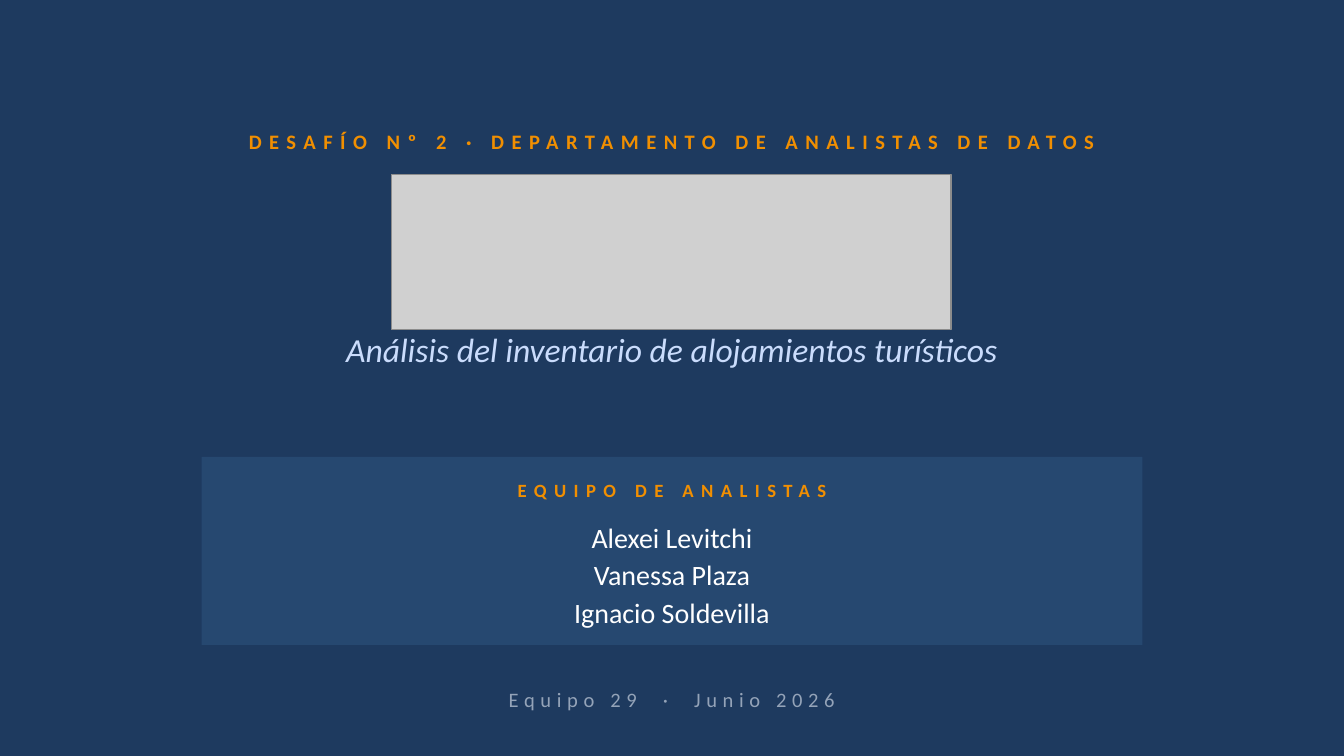
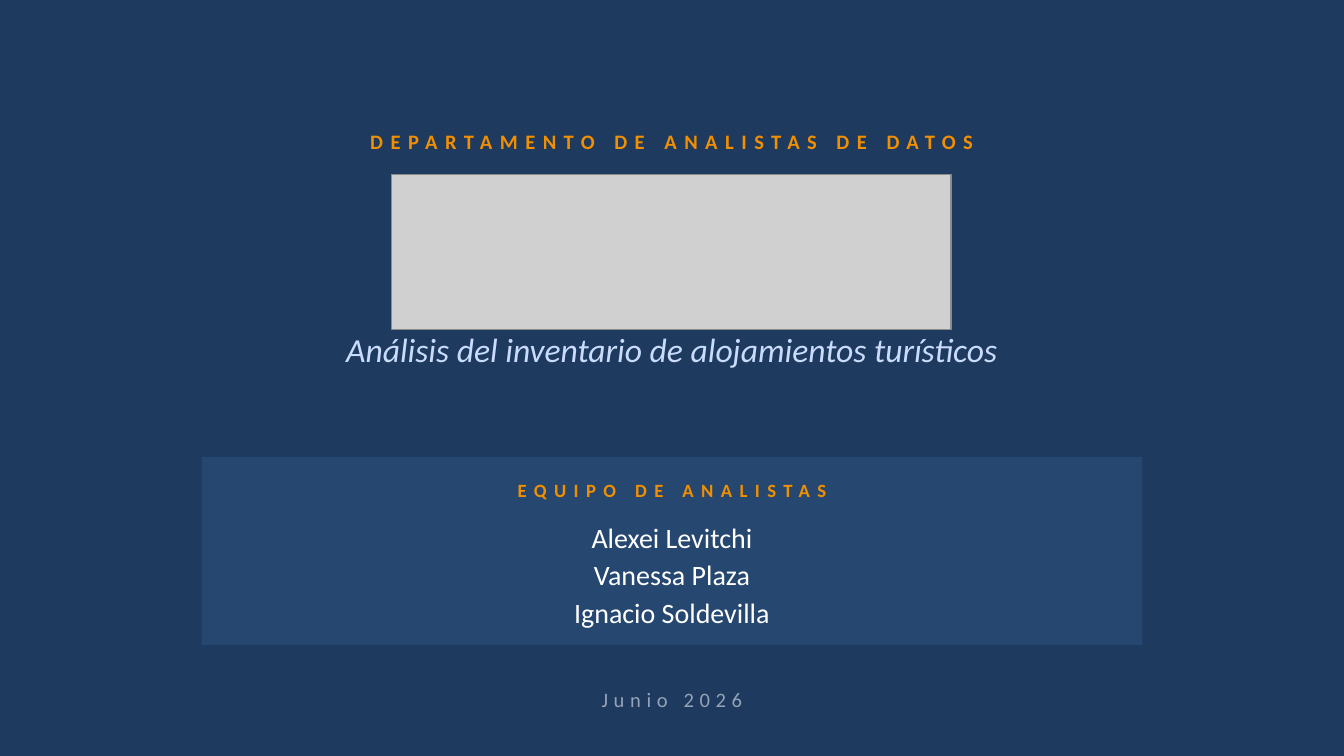
Before and after one commit to ITACADEMYprojectes/ProjecteData, a slide deck: slide 1 of Equip_29/Results/2026_06_01_StaySpain_Presentacion.pptx. Drawn at 1344x756 pixels with LibreOffice and Linux fonts; fonts in the diff are those of the drawing; grey boxes stand for pictures. Boxes give left, top, right and bottom in pixels: in the first picture for what was removed or moved away, otherwise in the second. Text is boxed around its words. In the diff, an @@ line names an element or a change of style, - is before the commit and + after.

```diff
--- a/Equip_29/Results/2026_06_01_StaySpain_Presentacion.pptx
+++ b/Equip_29/Results/2026_06_01_StaySpain_Presentacion.pptx
@@ text at (370, 135, 973, 149): text changed @@
-DESAFÍO Nº 2 · DEPARTAMENTO DE ANALISTAS DE DATOS
+DEPARTAMENTO DE ANALISTAS DE DATOS
@@ text at (602, 693, 742, 707): text changed @@
-Equipo 29 · Junio 2026
+Junio 2026
```
Also in this commit, not shown: 3 other slides changed.
